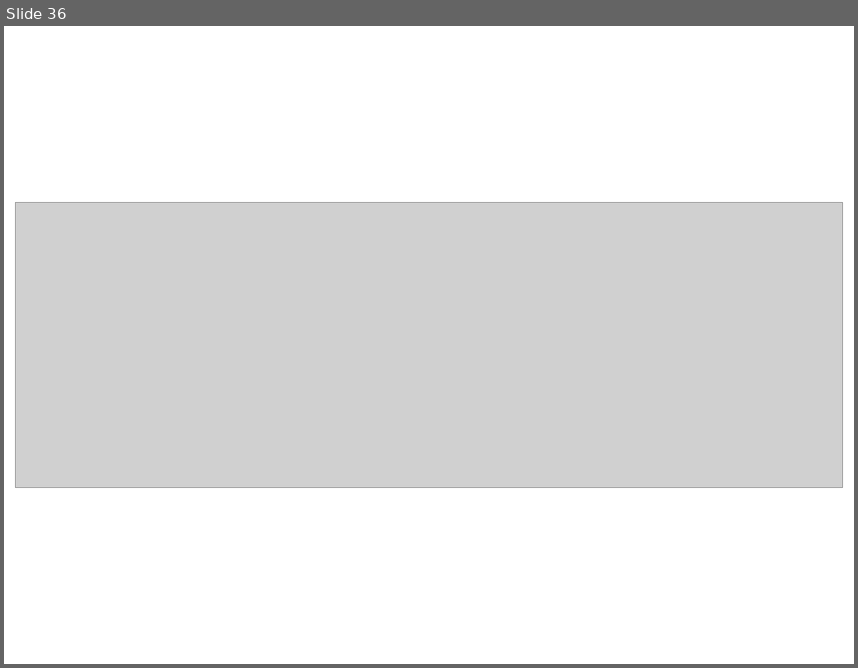
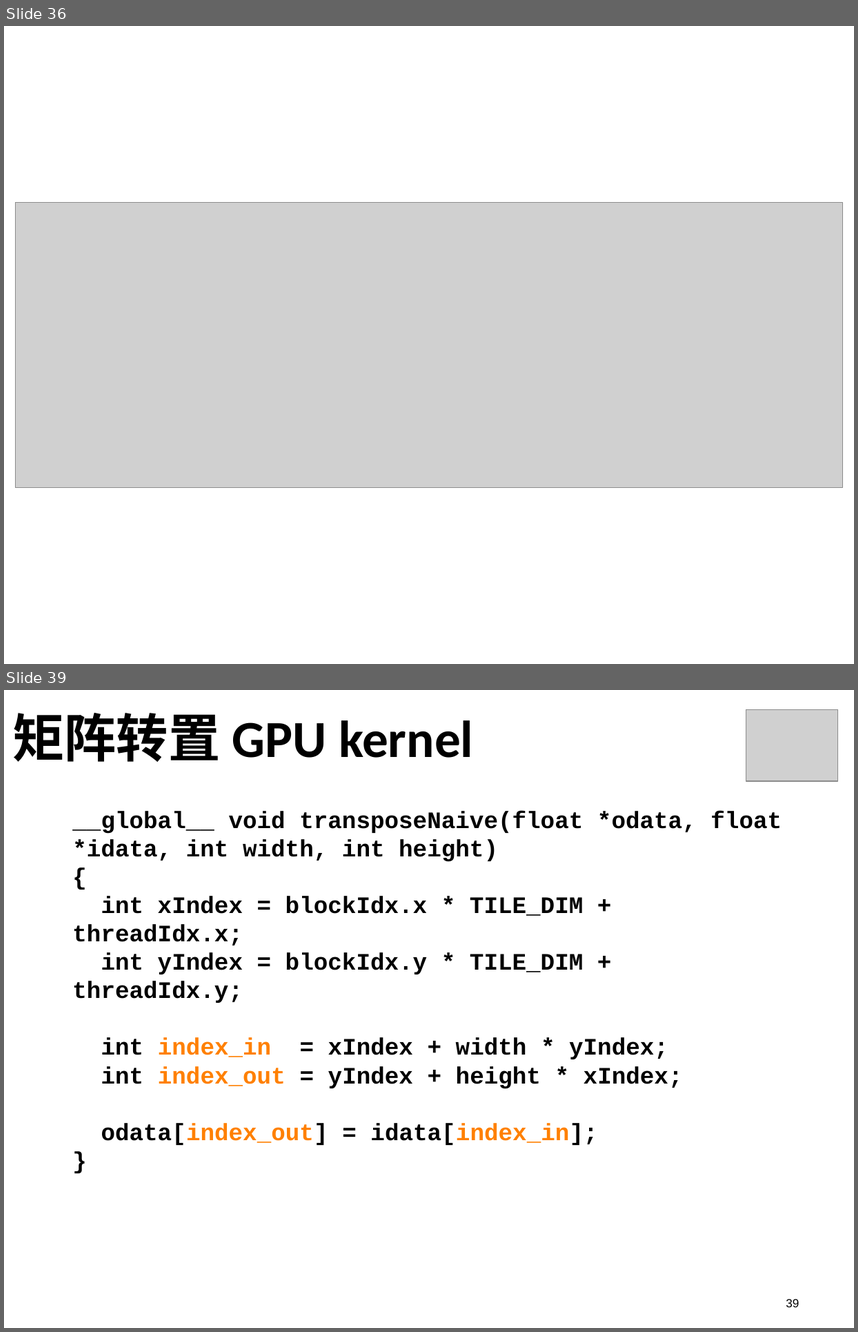
Before and after one commit to soulsheng/CUDA-Practice, a slide deck: doc/CUDA编程实训_day1_pm(20141219Liu).pptx. Shown one above the other, each under a label of ours: slide 36 before the commit, slides 36 and 39 after it; the slides between them are not shown. The pictures are 858x668 and 858x1332 pixels, drawn with LibreOffice and Linux fonts; fonts in the diff are those of the drawing; grey boxes stand for pictures. Boxes give left, top, right and bottom in pixels: in the first picture for what was removed or moved away, otherwise in the second. Text is boxed around its words. In the diff, an @@ line names an element or a change of style, - is before the commit and + after.

```diff
--- a/doc/CUDA编程实训_day1_pm(20141219Liu).pptx
+++ b/doc/CUDA编程实训_day1_pm(20141219Liu).pptx
@@ slide 39 added at bbox=[4, 690, 854, 1328], background #FFFFFF @@
@@ picture added at bbox=[746, 709, 838, 781] @@
@@ title added at bbox=[12, 713, 473, 762], 44 pt, text #000000, bold @@
+矩阵转置 GPU kernel
@@ text added at bbox=[72, 811, 782, 1145], 20 pt, text #000000, bold @@
+__global__ void transposeNaive(float *odata, float *idata, int width, int height)
+{
+int xIndex = blockIdx.x * TILE_DIM + threadIdx.x;
+int yIndex = blockIdx.y * TILE_DIM + threadIdx.y;
+int index_in = xIndex + width * yIndex;
+int index_out = yIndex + height * xIndex;
+odata[index_out] = idata[index_in];
+}
@@ page number added at bbox=[786, 1299, 799, 1307], 10 pt, text #000000 @@
+39
```
Also in this commit, not shown: 2 slides changed, 5 other slides added.
